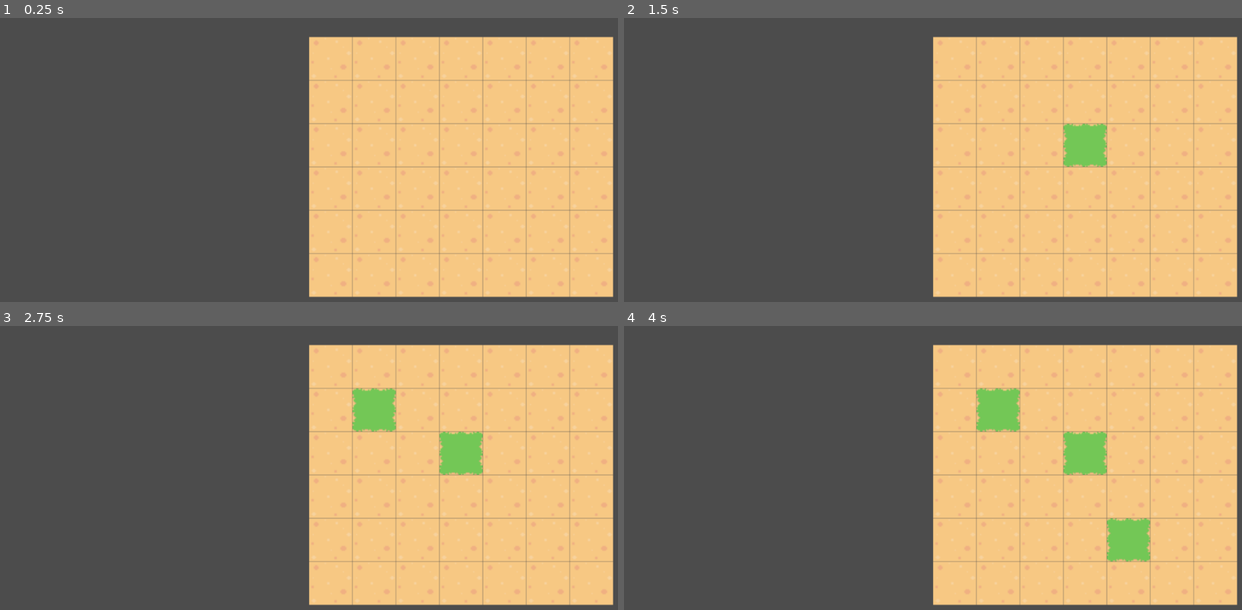
Above: before the commit, frames 1-4 (two rows, left to right).
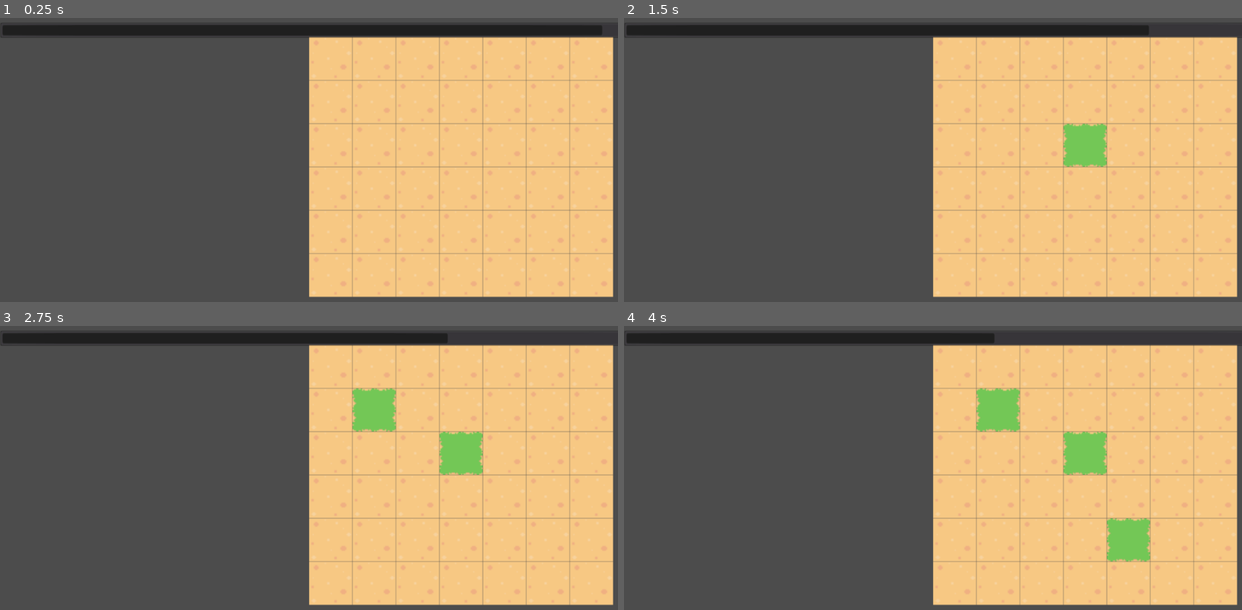
Above: after the commit, the same moments.

Repository: mr-yak/LD51
Game: Godot game, scene res://Scenes/Node2D.tscn
Same seed, same stepped clock (60 frames per second), same inputs: the game is played once before the commit and once after it.
Inputs (mouse positions are in pixels of both pictures, inside the frame that each line leads up to):
- Up to frame 1 (0.25 s): no input
- Up to frame 2 (1.5 s): move the mouse to (1068, 148) at 0.52 s; click (1068, 148) at 0.67 s; move the mouse to (809, 185) at 1.27 s; click (809, 185) at 1.42 s
- Up to frame 3 (2.75 s): move the mouse to (370, 394) at 2.02 s; click (370, 394) at 2.17 s
- Up to frame 4 (4 s): move the mouse to (902, 547) at 2.77 s; click (902, 547) at 2.92 s; move the mouse to (1118, 530) at 3.52 s; click (1118, 530) at 3.67 s

The runs differ from the first frame. In frame 1, 4.0% of the frame differs, in the area x 0-100%, y 1-8%; in frame 2, 3.5%; in frame 3, 3.0%; in frame 4, 2.5%.

Commit message:
Added progress bar

Diff:
--- a/Scenes/Node2D.tscn
+++ b/Scenes/Node2D.tscn
@@ -1,7 +1,8 @@
-[gd_scene load_steps=4 format=2]
+[gd_scene load_steps=5 format=2]
 
 [ext_resource path="res://Assets/First Asset pack.png" type="Texture" id=1]
 [ext_resource path="res://Scripts/TileMap.gd" type="Script" id=2]
+[ext_resource path="res://Scenes/Timer_Progress.gd" type="Script" id=3]
 
 [sub_resource type="TileSet" id=1]
 0/name = "First Asset pack.png 0"
@@ -53,19 +54,6 @@
 current = true
 zoom = Vector2( 0.5, 0.5 )
 
-[node name="CanvasLayer" type="CanvasLayer" parent="."]
-
-[node name="Label" type="Label" parent="CanvasLayer"]
-anchor_left = -0.235
-anchor_top = -0.227
-anchor_right = -0.235
-anchor_bottom = -0.227
-margin_left = 0.640015
-margin_top = 2.20001
-margin_right = 40.64
-margin_bottom = 16.2
-text = "$100"
-
 [node name="TileMap" type="TileMap" parent="."]
 tile_set = SubResource( 1 )
 cell_size = Vector2( 36, 36 )
@@ -74,3 +62,30 @@
 script = ExtResource( 2 )
 
 [node name="Timers" type="Node2D" parent="."]
+
+[node name="UI" type="CanvasLayer" parent="."]
+
+[node name="Coin Count" type="Label" parent="UI"]
+margin_right = 40.0
+margin_bottom = 14.0
+align = 1
+
+[node name="Required Coins" type="Label" parent="UI"]
+margin_right = 40.0
+margin_bottom = 14.0
+
+[node name="Timer_Progress" type="ProgressBar" parent="UI"]
+anchor_top = 0.1
+anchor_right = 1.0
+anchor_bottom = 0.12
+margin_right = 4.0
+margin_bottom = 14.0
+max_value = 10.0
+percent_visible = false
+script = ExtResource( 3 )
+
+[node name="Quota_Timer" type="Timer" parent="UI/Timer_Progress"]
+wait_time = 10.0
+autostart = true
+
+[connection signal="timeout" from="UI/Timer_Progress/Quota_Timer" to="UI/Timer_Progress" method="_on_Quota_Timer_timeout"]
--- /dev/null
+++ b/Scenes/Timer_Progress.gd
@@ -0,0 +1,10 @@
+extends ProgressBar
+
+func _ready():
+	pass # Replace with function body.
+
+func _process(delta):
+	value = $Quota_Timer.time_left
+
+func _on_Quota_Timer_timeout():
+	print(":(")
--- a/Scripts/TileMap.gd
+++ b/Scripts/TileMap.gd
@@ -6,17 +6,8 @@
 
 func _ready():
 	cells = get_used_cells()
-#	var timers = [cells.size()]
-#	for cell in cells:
-#		var index = cells.find(cell)
-#		timers.insert(index, Timer.new())
-#		timers[index].connect("timeout",self,"_on_timer_timeout", [cell])
-#		timers[index].wait_time = 10.0
-#		timers[index].autostart = true
-#		timers_node.add_child(timers[index])
 
 func _on_timer_timeout(pos, timer_node):
-	print("timer worked: " + String(pos))
 	timer_node.queue_free()
 	set_cellv(pos, 2)
 
@@ -43,7 +34,6 @@
 
 func plant_crop(crop_pos):
 	set_cellv(crop_pos, 1)
-	print("yes")
 	var timer = Timer.new()
 	timer.connect("timeout",self,"_on_timer_timeout", [crop_pos, timer])
 	timer.wait_time = 10.0
